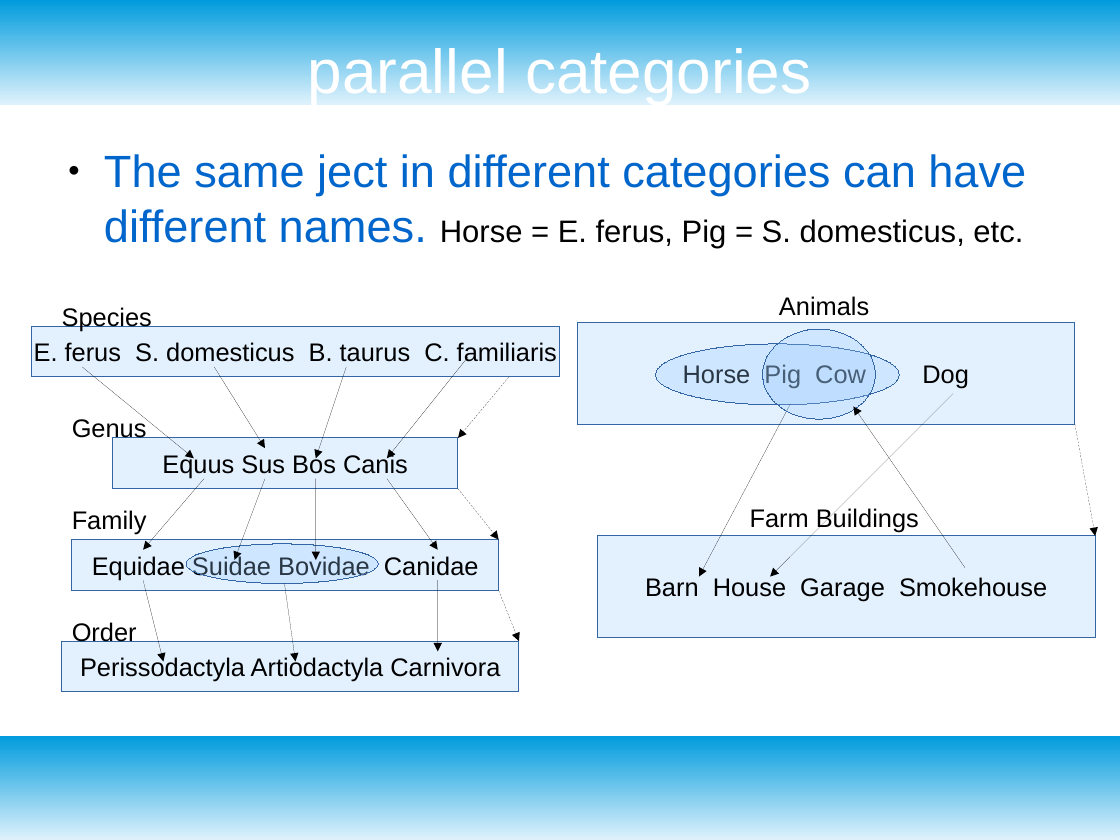
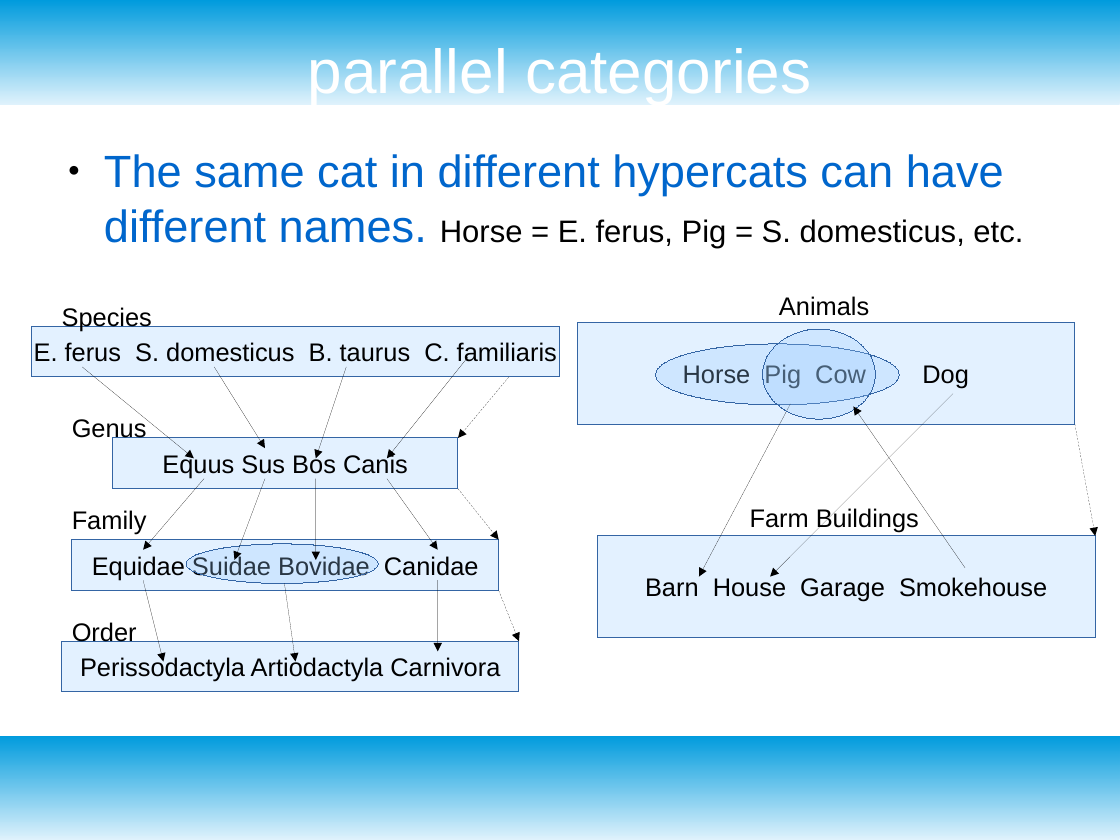
Before and after one commit to livcoco/pensieve, a slide deck: slide 8 of docs/categorizer_concepts.odp (slide 7 before the commit). Drawn at 1120x840 pixels with LibreOffice and Linux fonts; fonts in the diff are those of the drawing. Boxes give left, top, right and bottom in pixels: in the first picture for what was removed or moved away, otherwise in the second. Text is boxed around its words. In the diff, an @@ line names an element or a change of style, - is before the commit and + after.

Commit message:
updated docs for database
have not updated the code yet

```diff
--- a/docs/categorizer_concepts.odp
+++ b/docs/categorizer_concepts.odp
@@ text at (x1=104, y1=154, x2=1023, y2=248): text changed @@
-● The same ject in different categories can have different names. Horse = E. ferus, Pig = S. domesticus, etc.
+● The same cat in different hypercats can have different names. Horse = E. ferus, Pig = S. domesticus, etc.
```
Also in this commit, not shown: 6 other slides changed, 1 slide added, 1 other file.
